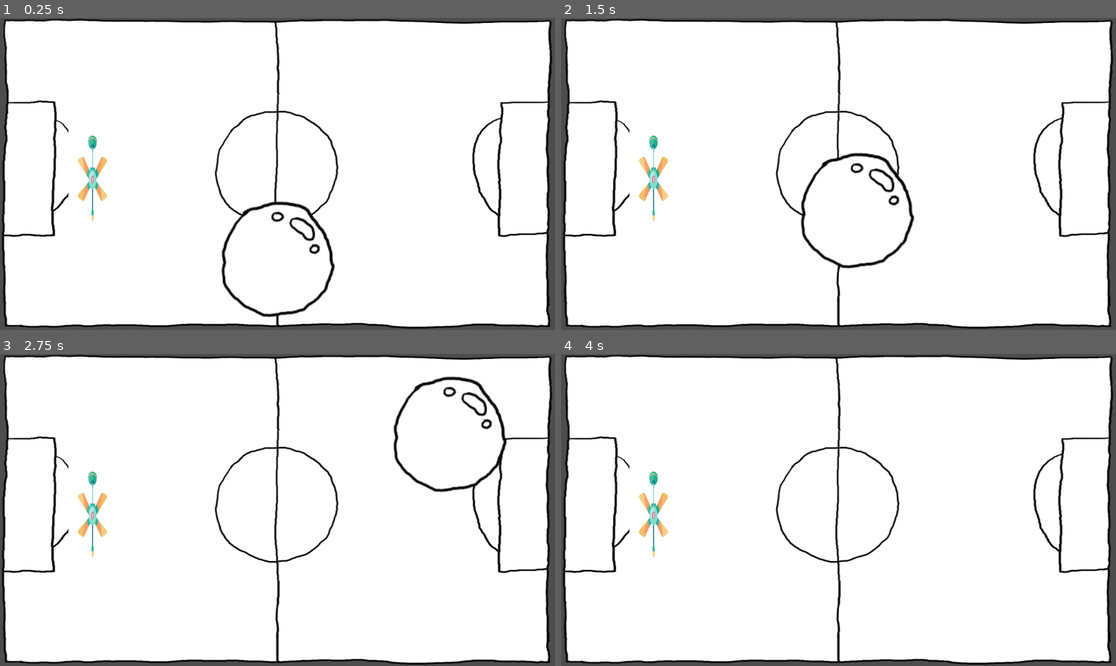
Above: before the commit, frames 1-4 (two rows, left to right).
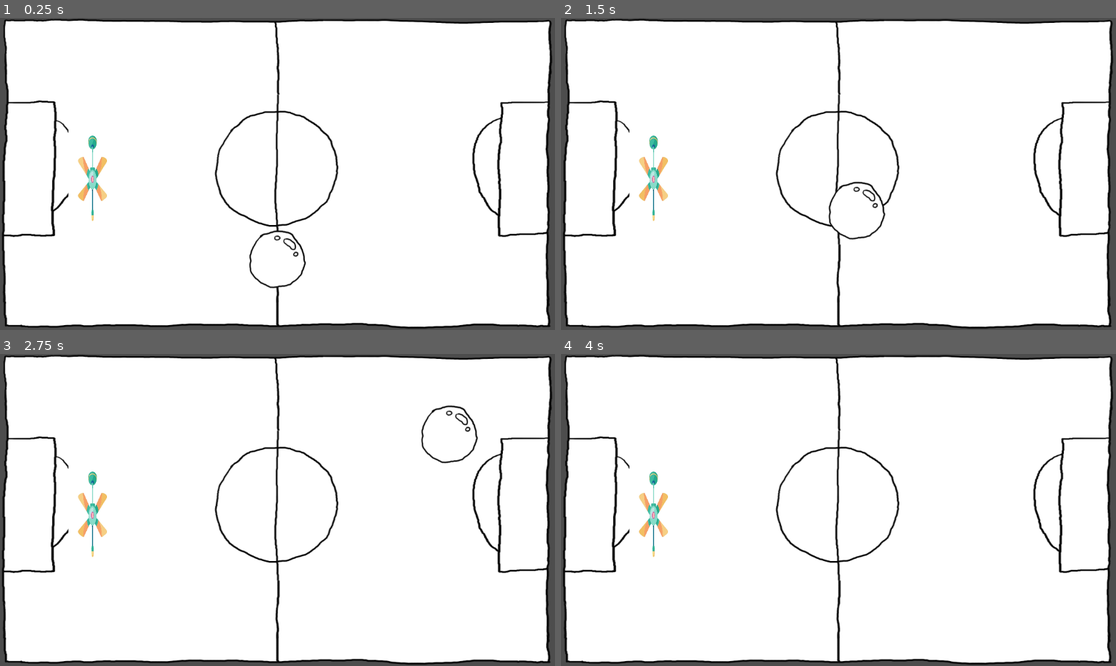
Above: after the commit, the same moments.

Repository: Calandir/ggj-2025
Game: Godot game, scene res://Scenes/example_scene.tscn
Two runs of this game, one before a commit and one after it. Both use one fixed random seed, a clock stepped at 60 frames per second and the inputs below.
Inputs:
- Up to frame 1 (0.25 s): no input
- Up to frame 2 (1.5 s): no input
- Up to frame 3 (2.75 s): no input
- Up to frame 4 (4 s): no input

The runs differ from the first frame. In frame 1, 1.5% of the frame differs, in the area x 39-61%, y 58-96%; in frame 2, 1.5%, in the area x 43-64%, y 43-81%; in frame 3, 1.4%; in frame 4, nothing differs.

Commit message:
shrink da bubble

Diff:
--- a/Scenes/Bubble.tscn
+++ b/Scenes/Bubble.tscn
@@ -5,29 +5,29 @@
 [sub_resource type="CircleShape2D" id="CircleShape2D_0wiy4"]
 radius = 70.0
 
-[sub_resource type="AtlasTexture" id="AtlasTexture_xt2nv"]
+[sub_resource type="AtlasTexture" id="AtlasTexture_al2sf"]
 atlas = ExtResource("2_ty473")
-region = Rect2(0, 0, 256, 256)
+region = Rect2(0, 0, 128, 128)
 
-[sub_resource type="AtlasTexture" id="AtlasTexture_tecw2"]
+[sub_resource type="AtlasTexture" id="AtlasTexture_qlmm0"]
 atlas = ExtResource("2_ty473")
-region = Rect2(256, 0, 256, 256)
+region = Rect2(128, 0, 128, 128)
 
-[sub_resource type="AtlasTexture" id="AtlasTexture_l5m8p"]
+[sub_resource type="AtlasTexture" id="AtlasTexture_pq427"]
 atlas = ExtResource("2_ty473")
-region = Rect2(512, 0, 256, 256)
+region = Rect2(256, 0, 128, 128)
 
 [sub_resource type="SpriteFrames" id="SpriteFrames_3s3ww"]
 animations = [{
 "frames": [{
 "duration": 1.0,
-"texture": SubResource("AtlasTexture_xt2nv")
+"texture": SubResource("AtlasTexture_al2sf")
 }, {
 "duration": 1.0,
-"texture": SubResource("AtlasTexture_tecw2")
+"texture": SubResource("AtlasTexture_qlmm0")
 }, {
 "duration": 1.0,
-"texture": SubResource("AtlasTexture_l5m8p")
+"texture": SubResource("AtlasTexture_pq427")
 }],
 "loop": true,
 "name": &"default",
Binary file changed: Art/bubble_01.png
